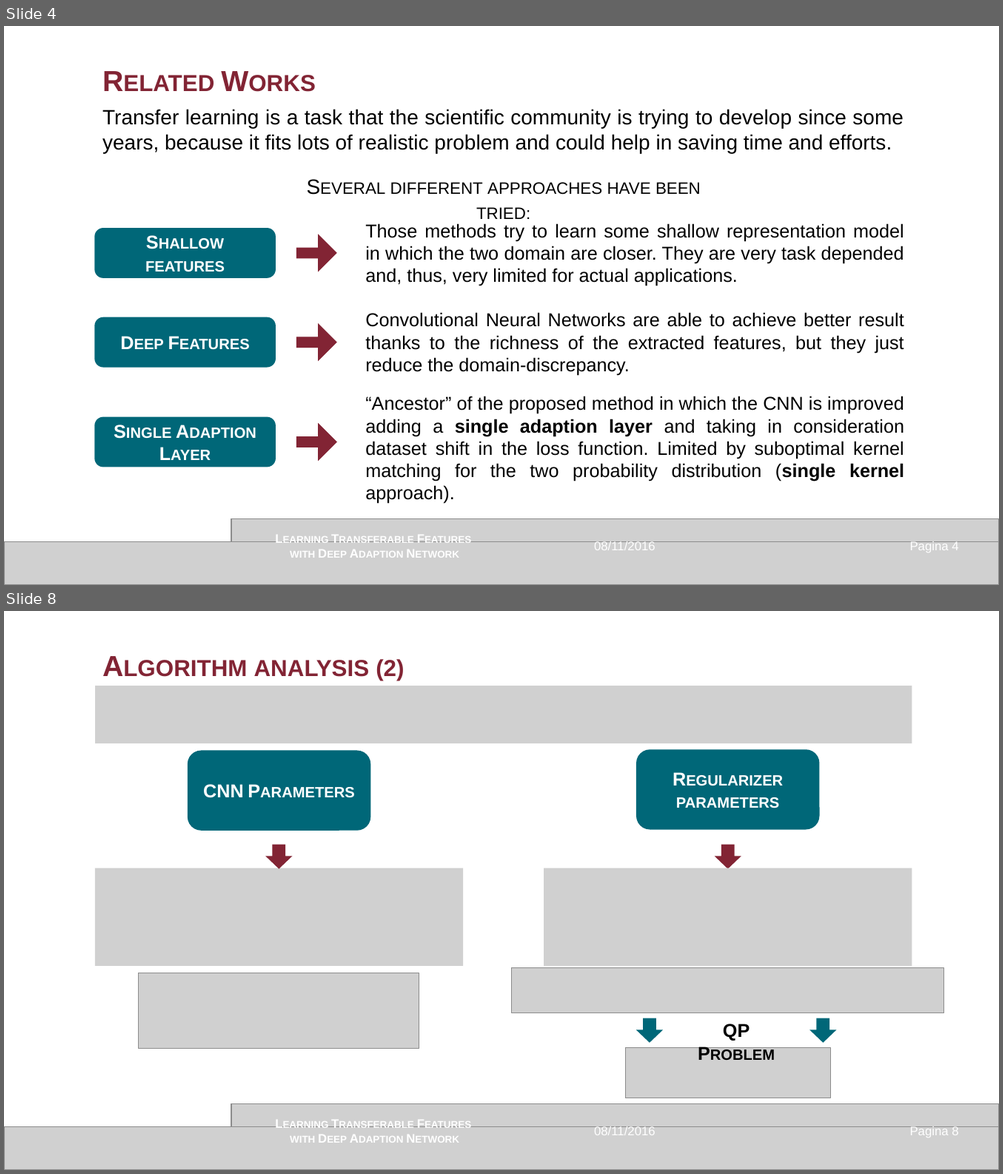
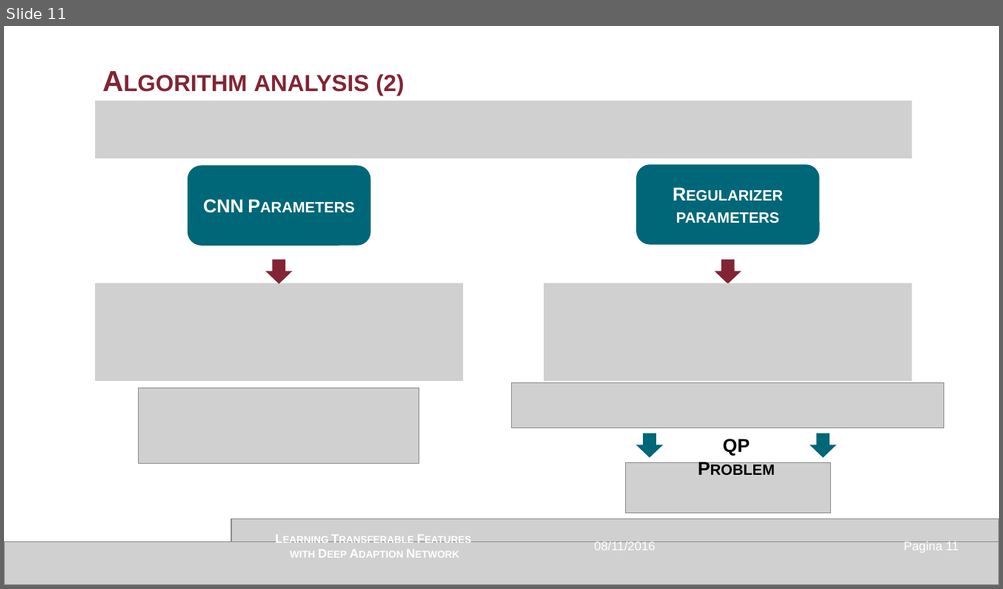
Before and after one commit to GianMassimiani/MEDROB2_VREP, a slide deck: 3_PPT/Presentazione_v1.0_IRVIN.pptx. Shown one above the other, each under a label of ours: slides 4 and 8 before the commit, slide 11 after it; the slides between them are not shown. The pictures are 1003x1174 and 1003x589 pixels, drawn with LibreOffice and Linux fonts; fonts in the diff are those of the drawing; grey boxes stand for pictures. Boxes give left, top, right and bottom in pixels: in the first picture for what was removed or moved away, otherwise in the second. Text is boxed around its words. In the diff, an @@ line names an element or a change of style, - is before the commit and + after.

```diff
--- a/3_PPT/Presentazione_v1.0_IRVIN.pptx
+++ b/3_PPT/Presentazione_v1.0_IRVIN.pptx
@@ slide 4 removed at (x1=4, y1=26, x2=999, y2=585), background #FFFFFF @@
@@ text removed at (x1=95, y1=59, x2=912, y2=101) @@
-Related Works
@@ text removed at (x1=102, y1=109, x2=903, y2=153) @@
-Transfer learning is a task that the scientific community is trying to develop since some years, because it fits lots of realistic problem and could help in saving time and efforts.
@@ text removed at (x1=390, y1=182, x2=700, y2=219) @@
-Several different approaches have been tried:
@@ text removed at (x1=365, y1=224, x2=904, y2=286) @@
-Those methods try to learn some shallow representation model in which the two domain are closer. They are very task depended and, thus, very limited for actual applications.
@@ rounded rectangle removed at (x1=95, y1=229, x2=275, y2=278) @@
-Shallow features
@@ down arrow removed at (x1=296, y1=235, x2=336, y2=271) @@
@@ text removed at (x1=365, y1=312, x2=904, y2=376) @@
-Convolutional Neural Networks are able to achieve better result thanks to the richness of the extracted features, but they just reduce the domain-discrepancy.
@@ rounded rectangle removed at (x1=95, y1=318, x2=275, y2=367) @@
-Deep Features
@@ down arrow removed at (x1=296, y1=325, x2=336, y2=360) @@
@@ text removed at (x1=365, y1=396, x2=904, y2=504) @@
-“Ancestor” of the proposed method in which the CNN is improved adding a single adaption layer and taking in consideration dataset shift in the loss function. Limited by suboptimal kernel matching for the two probability distribution (single kernel approach).
@@ rounded rectangle removed at (x1=95, y1=417, x2=275, y2=467) @@
-Single Adaption Layer
@@ down arrow removed at (x1=296, y1=425, x2=336, y2=460) @@
@@ picture removed at (x1=232, y1=519, x2=999, y2=543) @@
@@ picture removed at (x1=4, y1=543, x2=999, y2=585) @@
@@ text removed at (x1=290, y1=551, x2=315, y2=558) @@
-Learning Transferable Features
-with Deep Adaption Network
@@ text removed at (x1=594, y1=542, x2=655, y2=551) @@
-08/11/2016
@@ page number removed at (x1=910, y1=542, x2=958, y2=553) @@
-Pagina 4
@@ what was slide 8 is now slide 11 @@
@@ page number at (x1=903, y1=542, x2=958, y2=553): text changed @@
-Pagina 8
+Pagina 11
```
Also in this commit, not shown: 2 slides changed, 7 slides added, 3 other slides removed, 5 other files.
